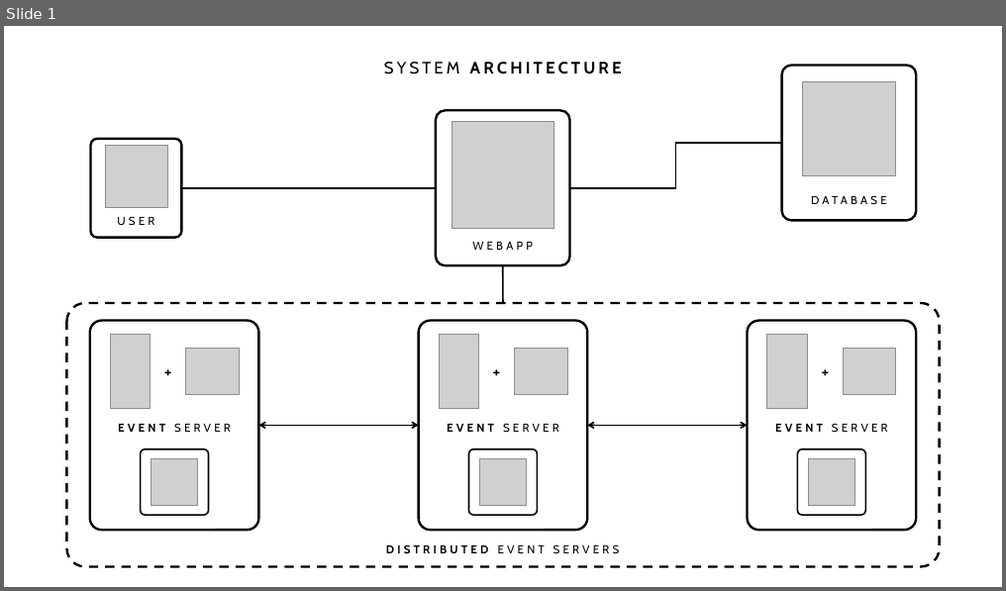
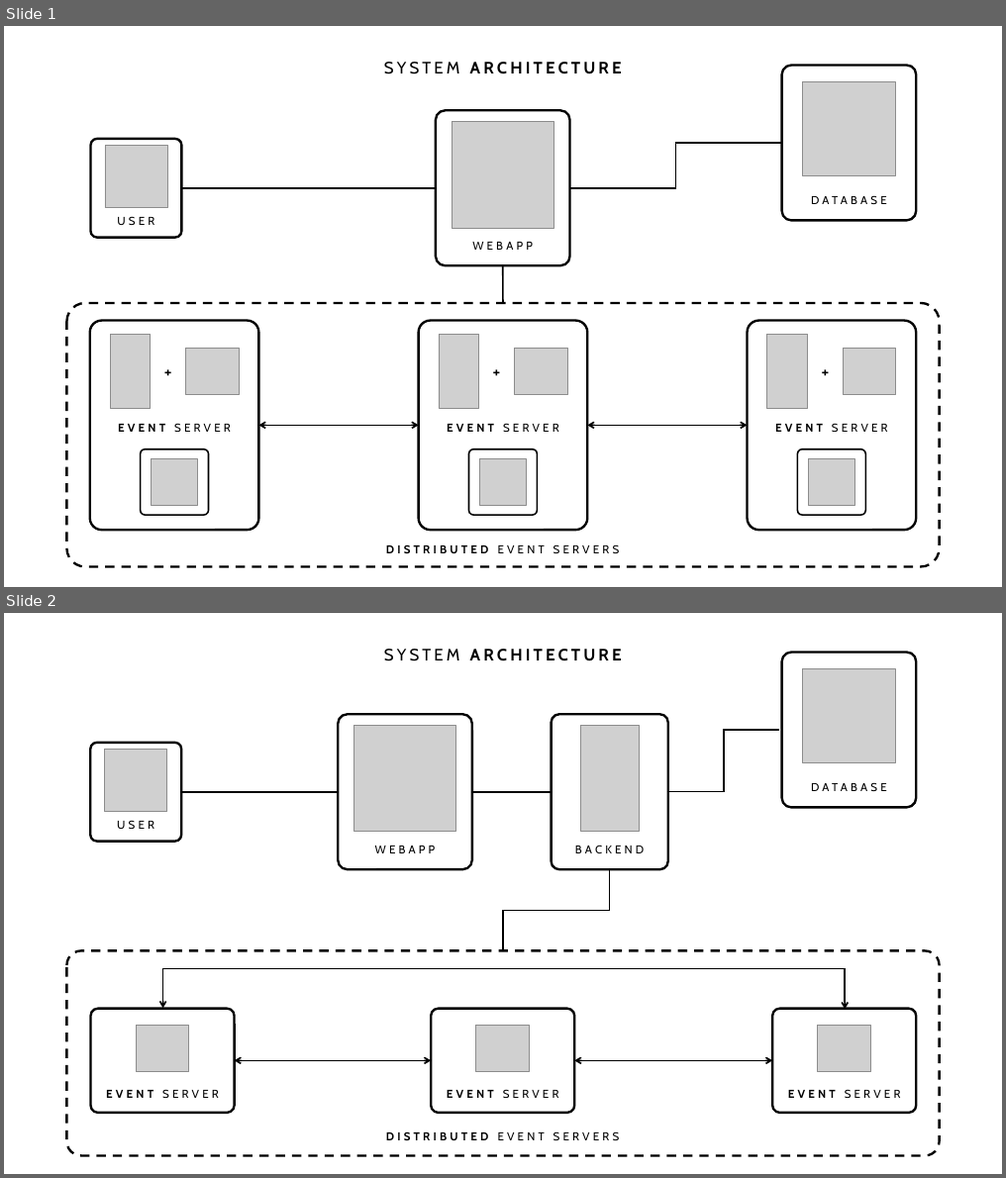
Before and after one commit to aleasca99/DSMT_project, a slide deck: Idea/Idea.pptx. Shown one above the other, each under a label of ours: slide 1 before the commit, slides 1 and 2 after it. The pictures are 1006x591 and 1006x1178 pixels, drawn with LibreOffice and Linux fonts; fonts in the diff are those of the drawing; grey boxes stand for pictures. Boxes give left, top, right and bottom in pixels: in the first picture for what was removed or moved away, otherwise in the second. Text is boxed around its words. In the diff, an @@ line names an element or a change of style, - is before the commit and + after.

```diff
--- a/Idea/Idea.pptx
+++ b/Idea/Idea.pptx
@@ slide 2 added at (x1=4, y1=613, x2=1002, y2=1174), background #FFFFFF @@
@@ text added at (x1=384, y1=649, x2=622, y2=662), 16 pt, text #000000, bold @@
+SYSTEM ARCHITECTURE
@@ rounded rectangle added at (x1=782, y1=652, x2=916, y2=808), outline #000000 2.25 pt @@
@@ picture added at (x1=802, y1=669, x2=896, y2=762) @@
@@ group added at (x1=338, y1=714, x2=668, y2=869): 2 texts, 2 rounded rectangles, 2 pictures @@
+WEBAPP
+BACKEND
@@ elbow line added from (668, 792) to (779, 730), #000000 1.5 pt @@
@@ rounded rectangle added at (x1=90, y1=743, x2=181, y2=842), outline #000000 2.25 pt @@
@@ picture added at (x1=105, y1=750, x2=167, y2=811) @@
@@ text added at (x1=811, y1=782, x2=887, y2=791), 11 pt, text #000000 @@
+DATABASE
@@ text added at (x1=117, y1=820, x2=154, y2=829), 11 pt, text #000000 @@
+USER
@@ line added from (181, 792) to (338, 792), #000000 1.5 pt @@
@@ line added from (472, 792) to (551, 792), #000000 1.5 pt @@
@@ elbow line added from (610, 869) to (503, 952), #000000 1.5 pt @@
@@ rounded rectangle added at (x1=67, y1=952, x2=940, y2=1157), outline #000000 2.25 pt dashed @@
@@ elbow double arrow added from (845, 1009) to (162, 1008), #000000 1.5 pt @@
@@ rounded rectangle added at (x1=91, y1=1009, x2=235, y2=1113), outline #000000 2.25 pt @@
@@ picture added at (x1=136, y1=1026, x2=189, y2=1072) @@
@@ rounded rectangle added at (x1=431, y1=1009, x2=574, y2=1113), outline #000000 2.25 pt @@
@@ picture added at (x1=476, y1=1026, x2=530, y2=1072) @@
@@ rounded rectangle added at (x1=773, y1=1009, x2=917, y2=1113), outline #000000 2.25 pt @@
@@ picture added at (x1=818, y1=1026, x2=871, y2=1072) @@
@@ double arrow added from (235, 1060) to (431, 1060), #000000 1.5 pt @@
@@ double arrow added from (574, 1060) to (773, 1060), #000000 1.5 pt @@
@@ text added at (x1=106, y1=1089, x2=219, y2=1098), 11 pt, text #000000 @@
+EVENT SERVER
@@ text added at (x1=447, y1=1089, x2=559, y2=1098), 11 pt, text #000000 @@
+EVENT SERVER
@@ text added at (x1=788, y1=1089, x2=901, y2=1098), 11 pt, text #000000 @@
+EVENT SERVER
@@ text added at (x1=386, y1=1132, x2=620, y2=1141), 11 pt, text #000000 @@
+DISTRIBUTED EVENT SERVERS
```
Also in this commit, not shown: 1 other slide added, 9 other files.
